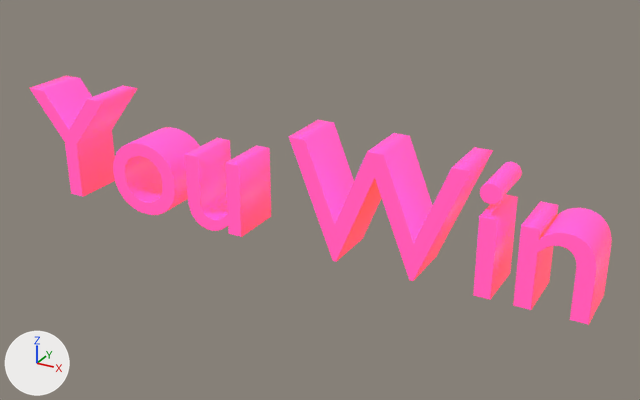
The Blender file Assets/Models/YOU WIN.blend: old version first, new version second.
Rendered twice from a 50 mm lens placed at (4.29, -4.1, 2.32), pointed at (2.0, 0.06, 0.24). Every picture has the same lights, and +X, +Y and +Z are marked at lower left. Text is drawn in Blender's own font.

Objects in the first picture: 'Text'.
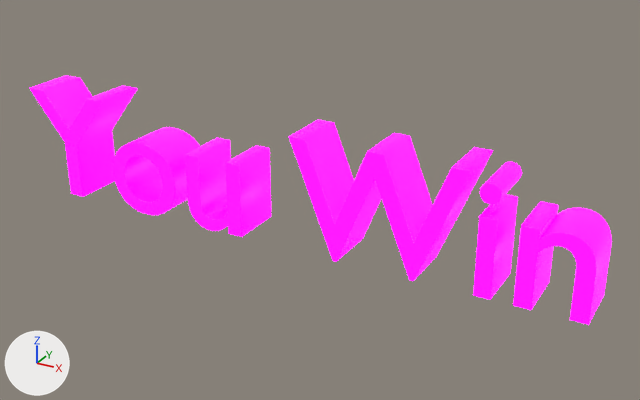
Edits to the scene script, one JSON object a line:
```json
{"op": "set", "path": "mat_rgb.base_color", "old": "(0.0164, 0.0347, 0.8)", "new": "(0.512, 0.0, 0.8)", "note": "blue #2334e7 -> purple #be00e7"}
{"op": "set", "path": "mat_rgb.emission_color", "old": "(1.0, 0.0717, 0.00198)", "new": "(1.0, 0.0, 0.936)", "note": "orange #ff4c07 -> pink #ff00f8"}
{"op": "set", "path": "mat_rgb.emission_strength", "old": "1.0", "new": "3.0"}
```

Boxes [x1, y1, x2, y2] around the edits, measured in the pictures (640 x 400 px):
```json
{"object": "Text", "change": "recoloured, surface changed", "before": [29, 76, 612, 325], "after": [29, 76, 612, 325]}
```
